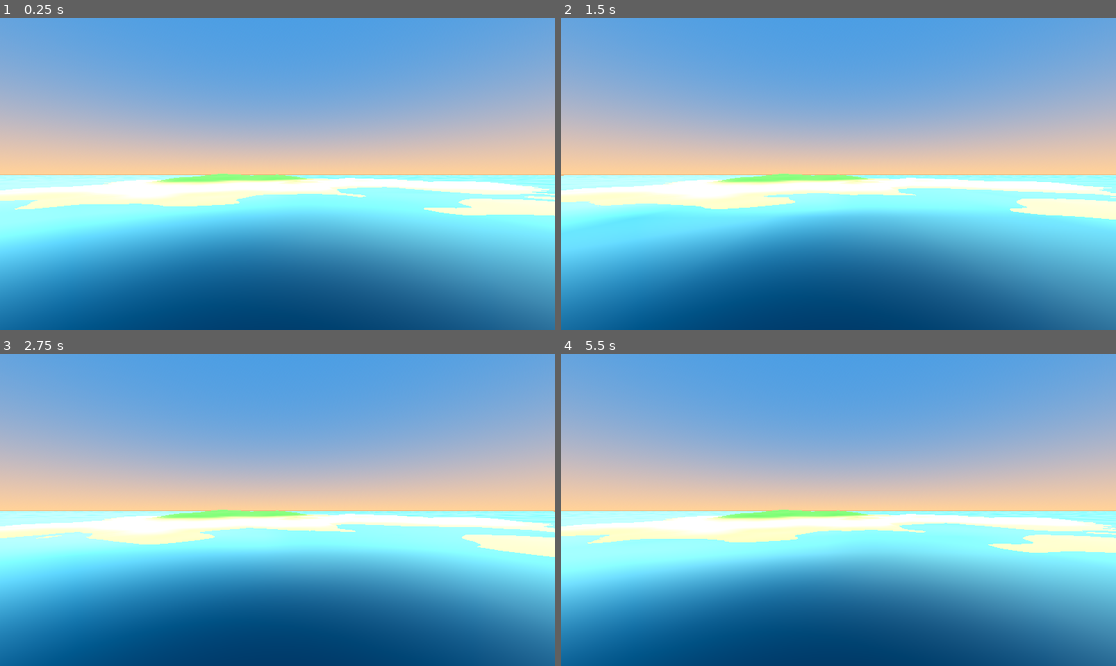
Above: before the commit, frames 1-4 (two rows, left to right).
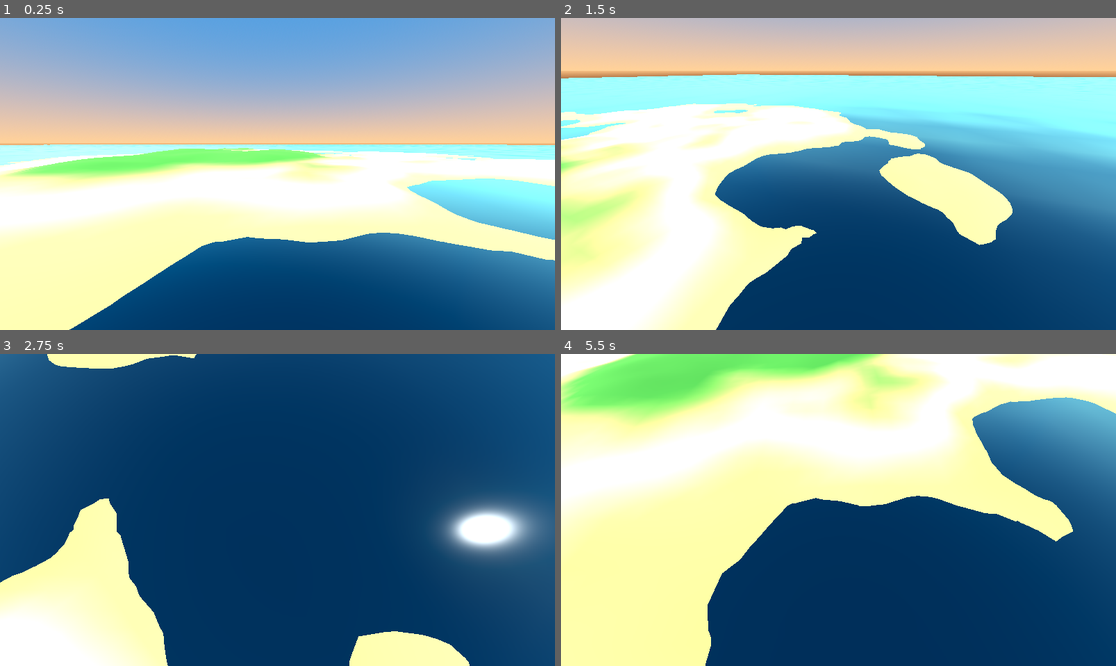
Above: after the commit, the same moments.

Repository: DeniLaFauci/Leonida
Game: Godot game, scene res://scenes/leonida_main.tscn
Same seed, same stepped clock (60 frames per second), same inputs: the game is played once before the commit and once after it.
Inputs:
- Up to frame 1 (0.25 s): no input
- Up to frame 2 (1.5 s): hold Right 0.53-1.28 s; hold E 0.53-1.28 s; tap Q at 0.8, 1.35 s; hold Down from 1.28 s (still down)
- Up to frame 3 (2.75 s): tap Shift at 1.55 s; release Down at 2.03 s; hold Right from 2.03 s (still down); hold Shift from 2.03 s (still down); tap E at 2.3 s
- Up to frame 4 (5.5 s): release Right at 2.78 s; release Shift at 2.78 s; hold Up 2.78-3.53 s; tap E at 2.85, 4.55 s; tap Q at 3.05, 5.3 s; hold Q 3.53-4.28 s; hold Left 3.53-5.03 s; tap Shift at 3.8, 4.35 s; hold Down from 5.03 s (still down); hold E from 5.03 s (still down)

The runs differ from the first frame. In frame 1, 83% of the frame differs, in the area x 0-100%, y 3-100%; in frame 2, 97%; in frame 3, 97%; in frame 4, 97%, in the area x 0-100%, y 0-100%.

Commit message:
feat: controller telecamera da tastiera e avvicinamento costa

Diff:
--- a/scenes/leonida_main.tscn
+++ b/scenes/leonida_main.tscn
@@ -1,8 +1,9 @@
-[gd_scene load_steps=9 format=3]
+[gd_scene load_steps=10 format=3]
 
 [ext_resource type="Script" path="res://scripts/day_night_cycle.gd" id="1_sun"]
 [ext_resource type="Shader" path="res://shaders/leonida_water.gdshader" id="2_water"]
 [ext_resource type="Script" path="res://scripts/terrain_generator.gd" id="3_terrain"]
+[ext_resource type="Script" path="res://scripts/keyboard_camera.gd" id="4_cam"]
 
 [sub_resource type="ProceduralSkyMaterial" id="ProceduralSkyMaterial_1"]
 sky_top_color = Color(0.22, 0.48, 0.78, 1)
@@ -42,7 +43,8 @@
 time_of_day = 15.0
 
 [node name="Camera3D" type="Camera3D" parent="."]
-transform = Transform3D(1, 0, 0, 0, 1, 0, 0, 0, 1, 0, 3, 0)
+transform = Transform3D(1, 0, 0, 0, 1, 0, 0, 0, 1, 0, 4, -22)
+script = ExtResource("4_cam")
 
 [node name="WaterPlane" type="MeshInstance3D" parent="."]
 mesh = SubResource("PlaneMesh_1")
--- /dev/null
+++ b/scripts/keyboard_camera.gd
@@ -0,0 +1,34 @@
+class_name KeyboardCamera
+extends Camera3D
+
+@export var move_speed : float = 12.0
+@export var fast_multiplayer : float = 2.5
+@export var rotate_speed : float = 1.6
+
+var _yaw : float = 0.0
+var _pitch : float = -0.15
+
+func _ready() -> void:
+	rotation = Vector3(_pitch, _yaw, 0.0)
+
+func _process(delta : float) -> void:
+	# Rotazione con le frecce direzionali
+	var yaw_input : float = float(Input.is_key_pressed(KEY_LEFT)) - float(Input.is_key_pressed(KEY_RIGHT))
+	var pitch_input : float = float(Input.is_key_pressed(KEY_UP)) - float(Input.is_key_pressed(KEY_DOWN))
+
+	_yaw += yaw_input * rotate_speed * delta
+	_pitch = clampf(_pitch + pitch_input * rotate_speed * delta, deg_to_rad(-85.0), deg_to_rad(85.0))
+	rotation = Vector3(_pitch, _yaw, 0.0)
+
+	# Movimento: WASD + E (SALI) / Q (SCENDI) + SHIFT (VELOCE)
+	var move_dir := Vector3.ZERO
+	if Input.is_key_pressed(KEY_W): move_dir -= global_transform.basis.z
+	if Input.is_key_pressed(KEY_S): move_dir += global_transform.basis.z
+	if Input.is_key_pressed(KEY_A): move_dir -= global_transform.basis.x
+	if Input.is_key_pressed(KEY_D): move_dir += global_transform.basis.x
+	if Input.is_key_pressed(KEY_E): move_dir += Vector3.UP
+	if Input.is_key_pressed(KEY_Q): move_dir -= Vector3.UP
+
+	if move_dir.length_squared() > 0.0:
+		var speed : float = move_speed * (fast_multiplayer if Input.is_key_pressed(KEY_SHIFT) else 1.0)
+		global_position += move_dir.normalized() * speed * delta
